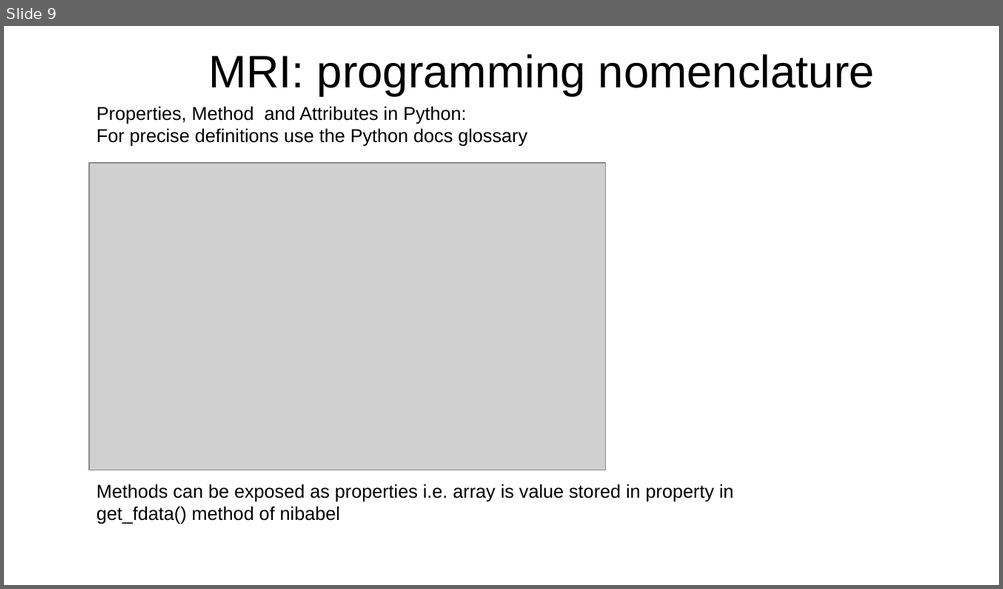
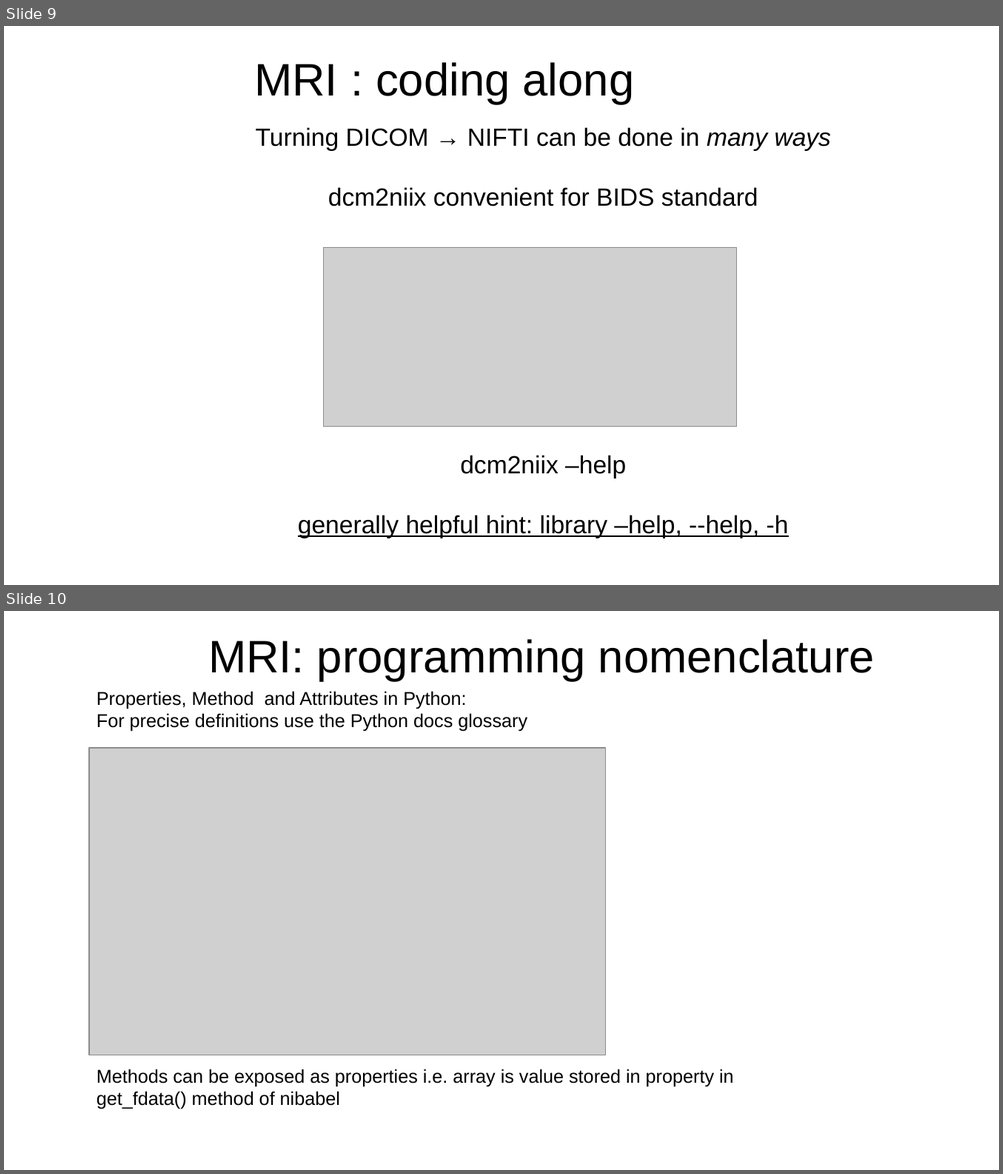
Before and after one commit to esciencecenter-digital-skills/medical-image-processing-materials, a slide deck: presentations/mri_lecture.pptx. Shown one above the other, each under a label of ours: slide 9 before the commit, slides 9 and 10 after it. The pictures are 1003x589 and 1003x1174 pixels, drawn with LibreOffice and Linux fonts; fonts in the diff are those of the drawing; grey boxes stand for pictures; background and template pictures are left out. Boxes give left, top, right and bottom in pixels: in the first picture for what was removed or moved away, otherwise in the second. Text is boxed around its words. In the diff, an @@ line names an element or a change of style, - is before the commit and + after.

```diff
--- a/presentations/mri_lecture.pptx
+++ b/presentations/mri_lecture.pptx
@@ slide 9 added at bbox=[4, 26, 999, 585], background picture (left out) @@
@@ title added at bbox=[254, 62, 634, 104], 44 pt, text #000000 @@
+MRI : coding along
@@ text added at bbox=[256, 127, 831, 539], 24 pt, text #000000 @@
+Turning DICOM → NIFTI can be done in many ways
+dcm2niix convenient for BIDS standard
+dcm2niix –help
+generally helpful hint: library –help, --help, -h
@@ picture added at bbox=[324, 247, 736, 426] @@
@@ what was slide 9 is now slide 10 @@
```
Also in this commit, not shown: 1 slide changed, 6 other slides added, 12 other files.
